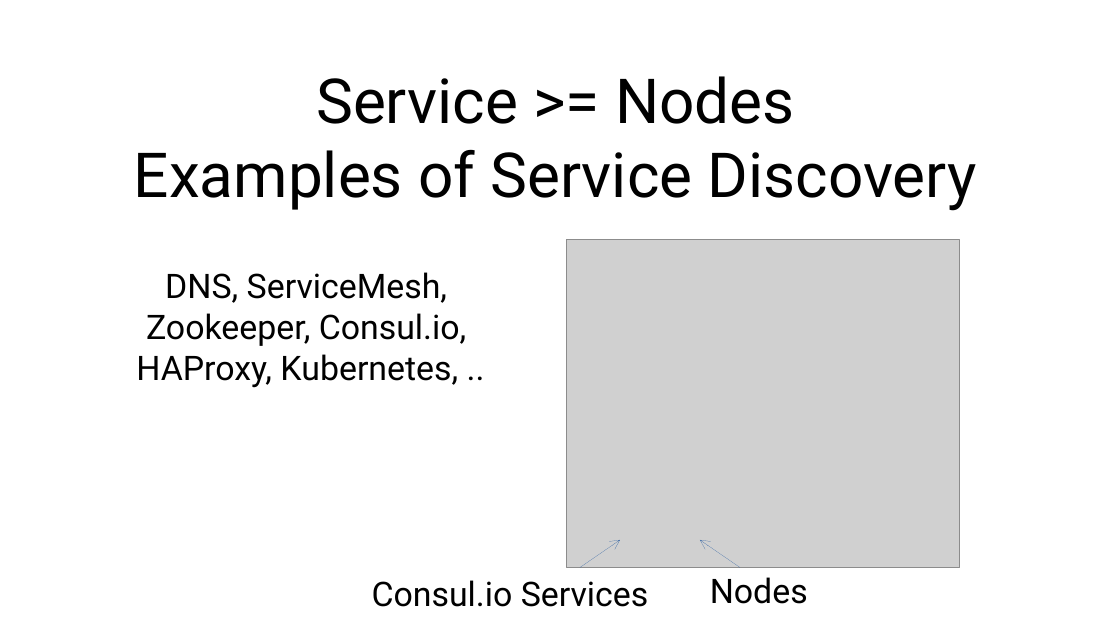
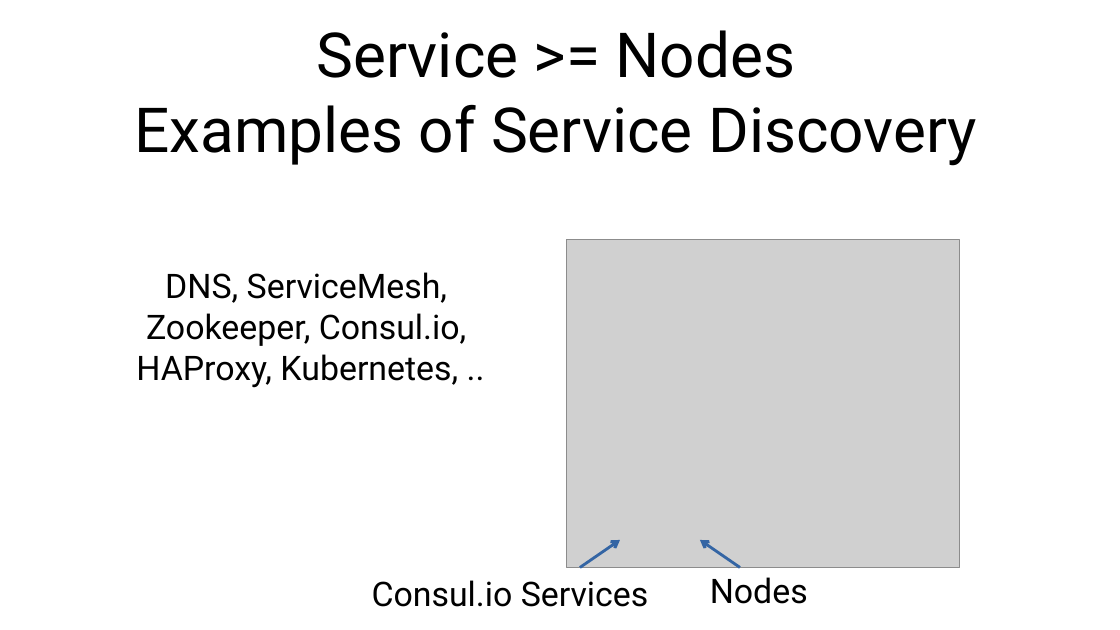
Before and after one commit to Arnaud-Nauwynck/presentations, a slide deck: slide 11 of pres-bigdata/3-failure-and-resiliency-pinciples-distributed-computing.pptx. Drawn at 1120x630 pixels with LibreOffice and Linux fonts; fonts in the diff are those of the drawing; grey boxes stand for pictures. Boxes give left, top, right and bottom in pixels: in the first picture for what was removed or moved away, otherwise in the second. Text is boxed around its words. In the diff, an @@ line names an element or a change of style, - is before the commit and + after.

```diff
--- a/pres-bigdata/3-failure-and-resiliency-pinciples-distributed-computing.pptx
+++ b/pres-bigdata/3-failure-and-resiliency-pinciples-distributed-computing.pptx
@@ title "Service >= Nodes Examples of ...": place and size @@
-title "Service >= Nodes Examples of ..." at <box>134,76,977,211</box>
+title "Service >= Nodes Examples of ..." at <box>134,30,977,166</box>
@@ arrow (580, 568) - (620, 540): stroke #3465A4 0 pt to #3465A4 2 pt @@
@@ arrow (740, 568) - (700, 540): stroke #3465A4 0 pt to #3465A4 2 pt @@
```
Also in this commit, not shown: 11 other slides changed, 13 other files.
